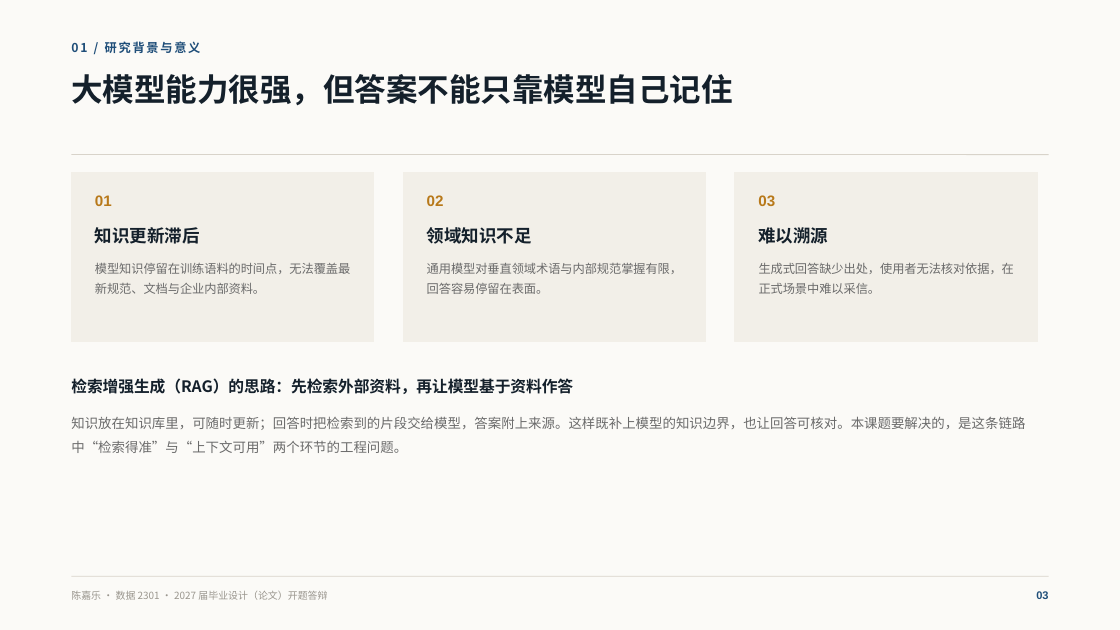
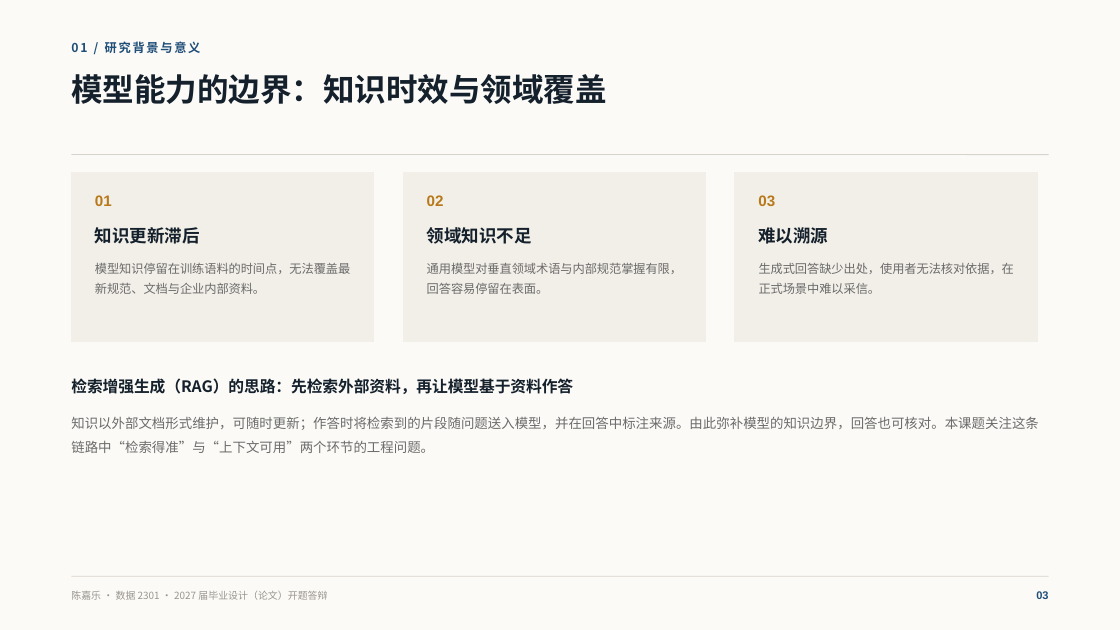
Before and after one commit to CJLOdyssey/ragbase, a slide deck: slide 3 of 开题答辩PPT_陈嘉乐.pptx. Drawn at 1120x630 pixels with LibreOffice and Linux fonts; fonts in the diff are those of the drawing. Boxes give left, top, right and bottom in pixels: in the first picture for what was removed or moved away, otherwise in the second. Text is boxed around its words. In the diff, an @@ line names an element or a change of style, - is before the commit and + after.

```diff
--- a/开题答辩PPT_陈嘉乐.pptx
+++ b/开题答辩PPT_陈嘉乐.pptx
@@ text at bbox=[71, 74, 607, 104]: text changed @@
-大模型能力很强，但答案不能只靠模型自己记住
+模型能力的边界：知识时效与领域覆盖
@@ text at bbox=[71, 417, 1038, 453]: text changed @@
-知识放在知识库里，可随时更新；回答时把检索到的片段交给模型，答案附上来源。这样既补上模型的知识边界，也让回答可核对。本课题要解决的，是这条链路中“检索得准”与“上下文可用”两个环节的工程问题。
+知识以外部文档形式维护，可随时更新；作答时将检索到的片段随问题送入模型，并在回答中标注来源。由此弥补模型的知识边界，回答也可核对。本课题关注这条链路中“检索得准”与“上下文可用”两个环节的工程问题。
```
Also in this commit, not shown: 8 other slides changed.
